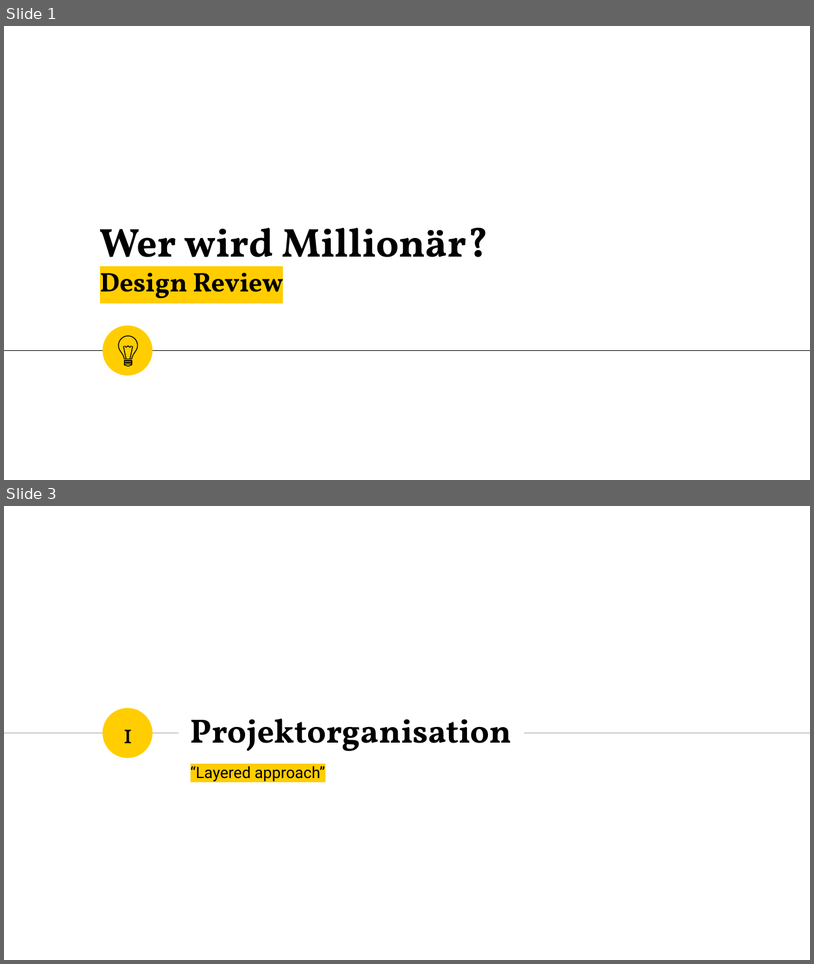
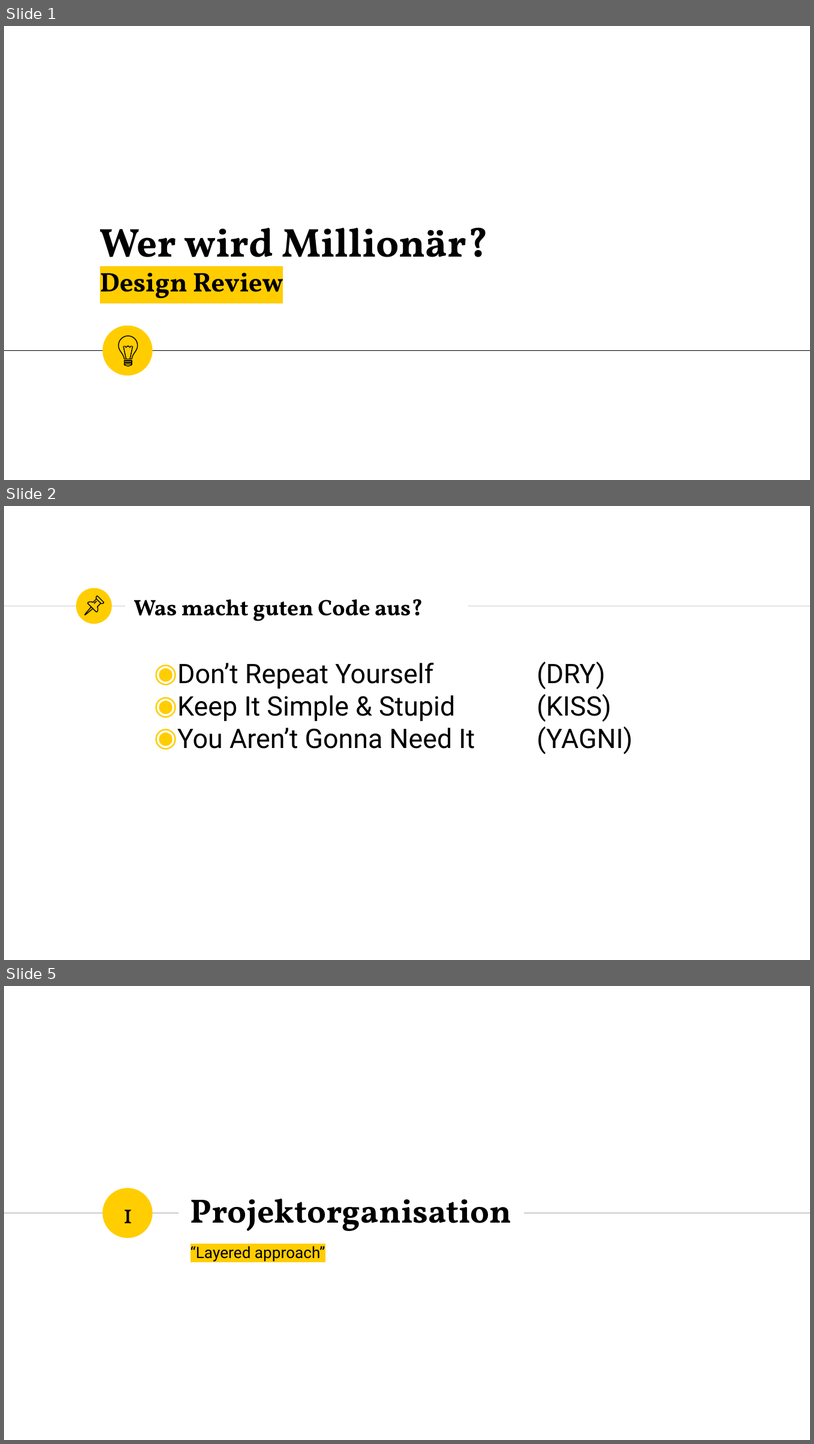
Before and after one commit to marcelherd/OOT-Projekt, a slide deck: Design/Milestone-Presentation.pptx. Shown one above the other, each under a label of ours: slides 1 and 3 before the commit, slides 1, 2 and 5 after it; the slides between them are not shown. The pictures are 814x964 and 814x1444 pixels, drawn with LibreOffice and Linux fonts; fonts in the diff are those of the drawing. Boxes give left, top, right and bottom in pixels: in the first picture for what was removed or moved away, otherwise in the second. Text is boxed around its words. In the diff, an @@ line names an element or a change of style, - is before the commit and + after.

```diff
--- a/Design/Milestone-Presentation.pptx
+++ b/Design/Milestone-Presentation.pptx
@@ slide 2 added at [4, 506, 810, 960], background #FFFFFF @@
@@ ellipse added at [76, 588, 111, 624], fill #FFCD00 @@
@@ line added from (4, 606) to (125, 606), #CCCCCC 0.75 pt @@
@@ group added at [84, 597, 103, 615]: 4 freeform shapes @@
@@ title added at [134, 599, 423, 621], 20 pt, text #000000, bold @@
+Was macht guten Code aus?
@@ line added from (468, 606) to (810, 606), #CCCCCC 0.75 pt @@
@@ text added at [177, 663, 633, 754], 24 pt, text #000000 @@
+◉ Don’t Repeat Yourself (DRY)
+◉ Keep It Simple & Stupid (KISS)
+◉ You Aren’t Gonna Need It (YAGNI)
@@ what was slide 3 is now slide 5 @@
```
Also in this commit, not shown: 8 slides changed, 8 other slides added, 1 slide removed, 1 other file.
